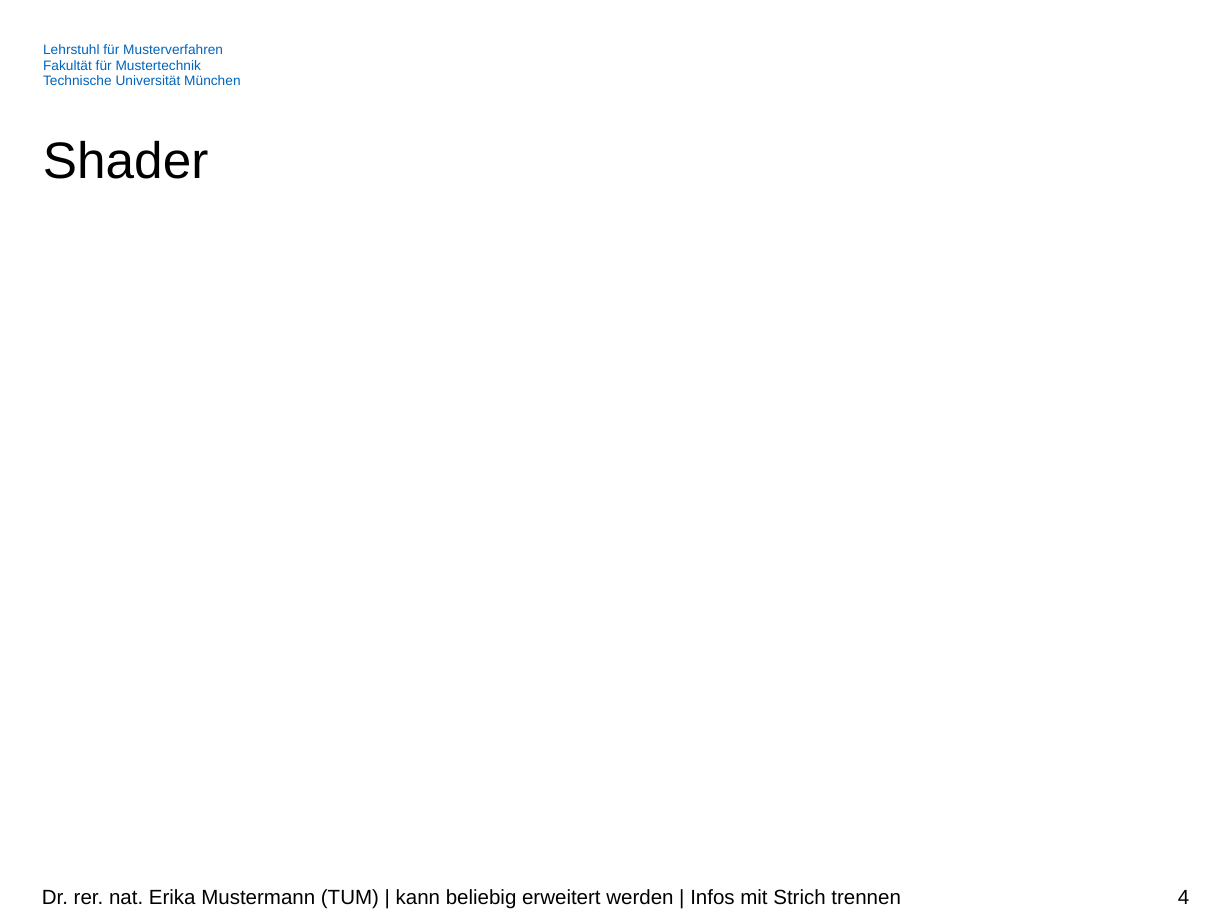
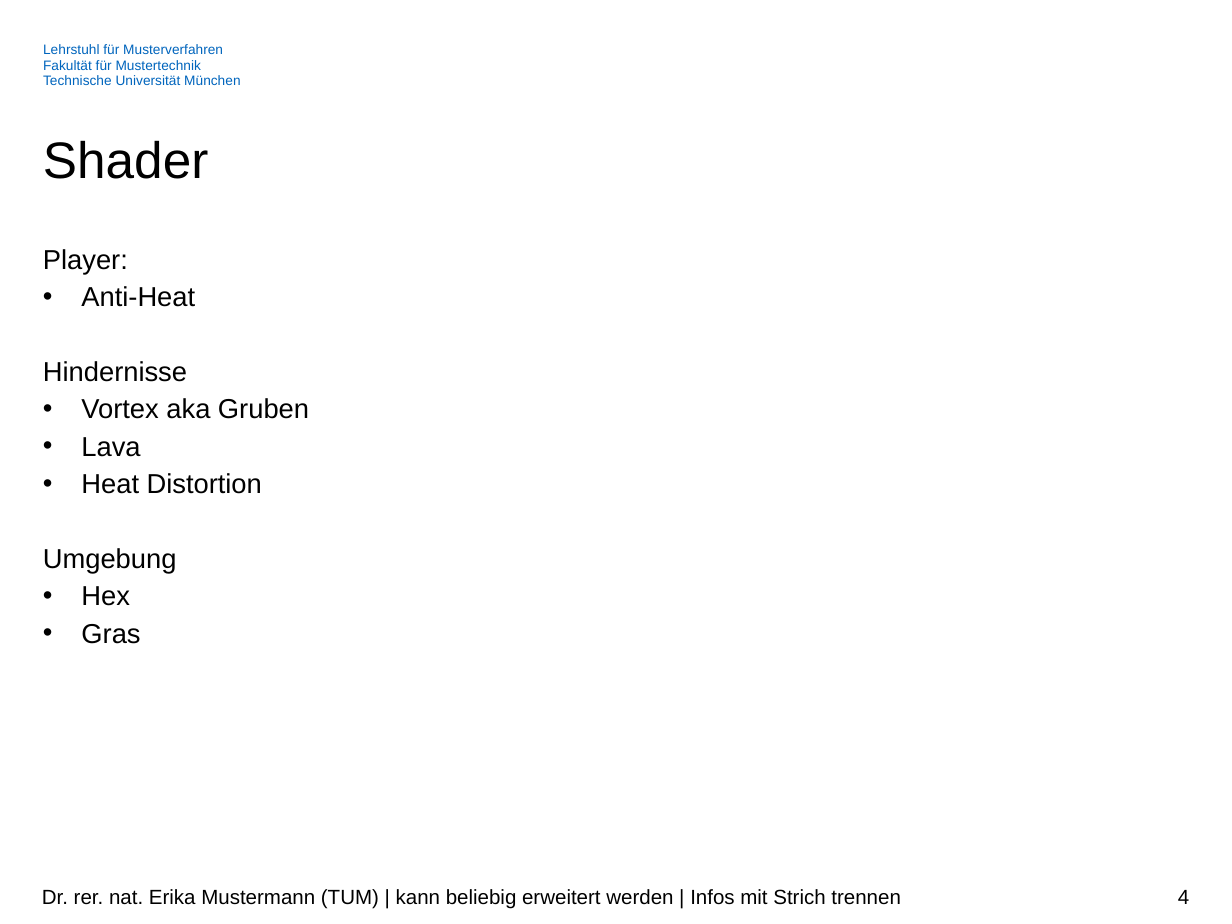
Before and after one commit to AwesomeSuri/ShaderKursWS2018-19, a slide deck: slide 4 of Presentation.pptx. Drawn at 1232x924 pixels with LibreOffice and Linux fonts; fonts in the diff are those of the drawing; background and template pictures are left out. Boxes give left, top, right and bottom in pixels: in the first picture for what was removed or moved away, otherwise in the second. Text is boxed around its words. In the diff, an @@ line names an element or a change of style, - is before the commit and + after.

Commit message:
presi updated

```diff
--- a/Presentation.pptx
+++ b/Presentation.pptx
@@ text added at (43,249,309,644), 16 pt, text #000000 @@
+Player:
+• Anti-Heat
+Hindernisse
+• Vortex aka Gruben
+• Lava
+• Heat Distortion
+Umgebung
+• Hex
+• Gras
```
